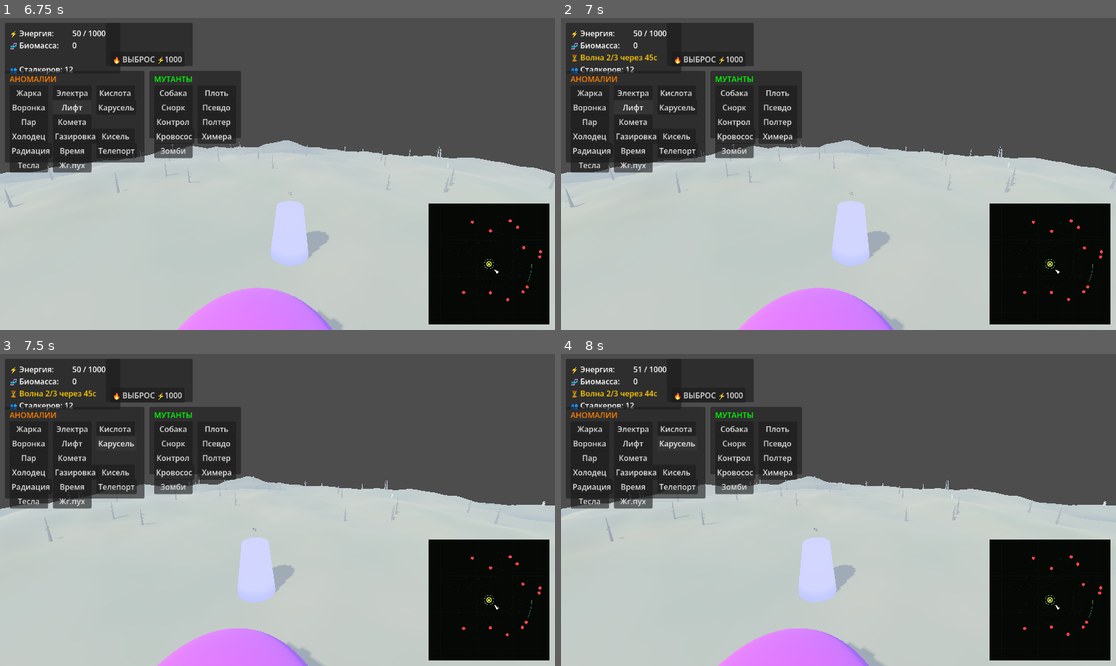
Above: before the commit, frames 1-4 (two rows, left to right).
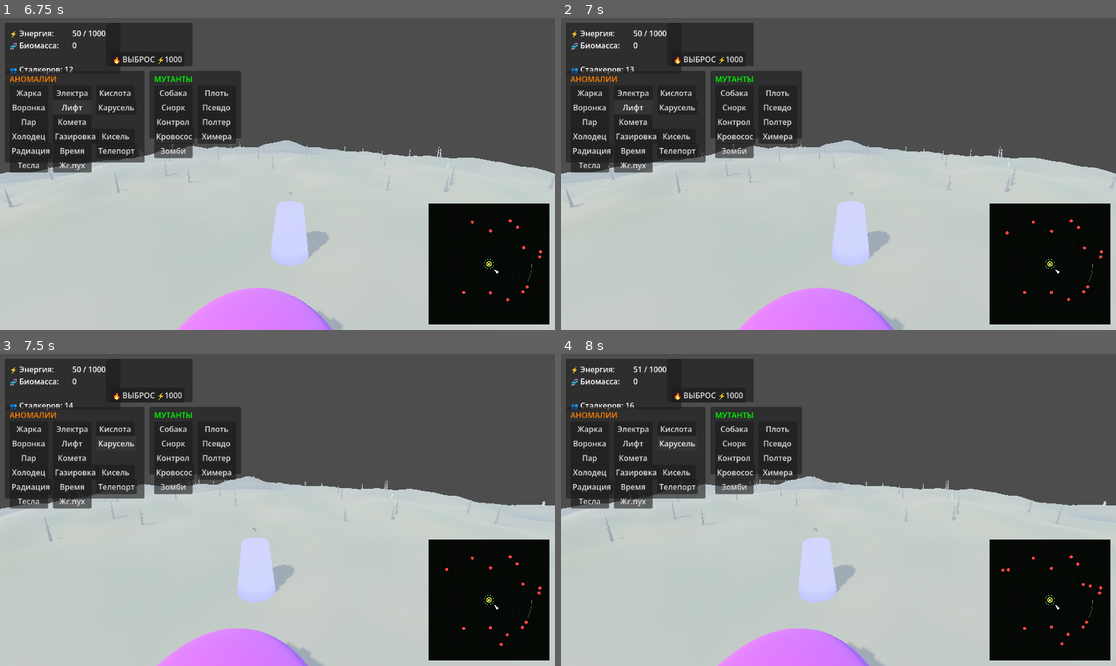
Above: after the commit, the same moments.

Repository: MisStiCc/StalkerRevert
Game: Godot game, scene res://scenes/ui/main_menu.tscn
Same seed, same stepped clock (60 frames per second), same inputs: the game is played once before the commit and once after it.
Inputs:
- Up to frame 1 (6.75 s): click "НОВАЯ ИГРА" at 0.5 s; click "НАЧАТЬ НОВЫЙ ЗАБЕГ" at 1.25 s; click "▶ СТАРТ ЗАБЕГА" at 2 s; click "🔥 ВЫБРОС ⚡1000" at 2.75 s; click "Жарка" at 3.5 s; click "Электра" at 4.25 s; click "Кислота" at 5 s; click "Воронка" at 5.75 s; click "Лифт" at 6.5 s
- Up to frame 2 (7 s): no input
- Up to frame 3 (7.5 s): click "Карусель" at 7.25 s
- Up to frame 4 (8 s): no input

Frame 1 is identical in both runs. In frame 2, 0.2% of the frame differs, in the area x 2-81%, y 11-70%; in frame 3, 0.2%; in frame 4, 0.2%, in the area x 2-96%, y 11-94%.

Commit message:
balance: биомасса 5000, волны сталкеров 12-24
- max_biomass 1000 -> 5000 (запас под дорогих мутантов и накопление;
  порог предупреждения автоматически 2000)
- волны x2 ещё раз: 6-12 -> 12-24 сталкеров (спавн 0.3с/шт, волна
  24 шт занятает ~7с)

Проверено headless: max 5000, волна создала 15 сталкеров (12-24).

Diff:
--- a/managers/resource_manager.gd
+++ b/managers/resource_manager.gd
@@ -16,7 +16,7 @@
         current_energy = min(current_energy, max_energy)
         energy_changed.emit(current_energy, max_energy)
 
-@export var max_biomass: float = 1000.0:
+@export var max_biomass: float = 5000.0:
     set(value):
         max_biomass = value
         current_biomass = min(current_biomass, max_biomass)
--- a/managers/spawn_manager.gd
+++ b/managers/spawn_manager.gd
@@ -15,8 +15,8 @@
 # Параметры спавна
 @export var max_waves: int = 3
 @export var wave_break: float = 45.0
-@export var min_stalkers_per_wave: int = 6
-@export var max_stalkers_per_wave: int = 12
+@export var min_stalkers_per_wave: int = 12
+@export var max_stalkers_per_wave: int = 24
 @export var spawn_radius: float = 150.0
 @export var min_spawn_distance: float = 90.0
 
--- a/zones/zone_controller.gd
+++ b/zones/zone_controller.gd
@@ -40,7 +40,7 @@
 @export var mutant_scenes: Dictionary = {}
 
 @export var max_energy: float = 1000.0
-@export var max_biomass: float = 1000.0
+@export var max_biomass: float = 5000.0
 @export var critical_biomass_threshold: float = 0.4
 @export var pulse_duration: float = 5.0
 # Победа: 3 выброса (от кнопки или от переполнения биомассы) ИЛИ отбить все волны
